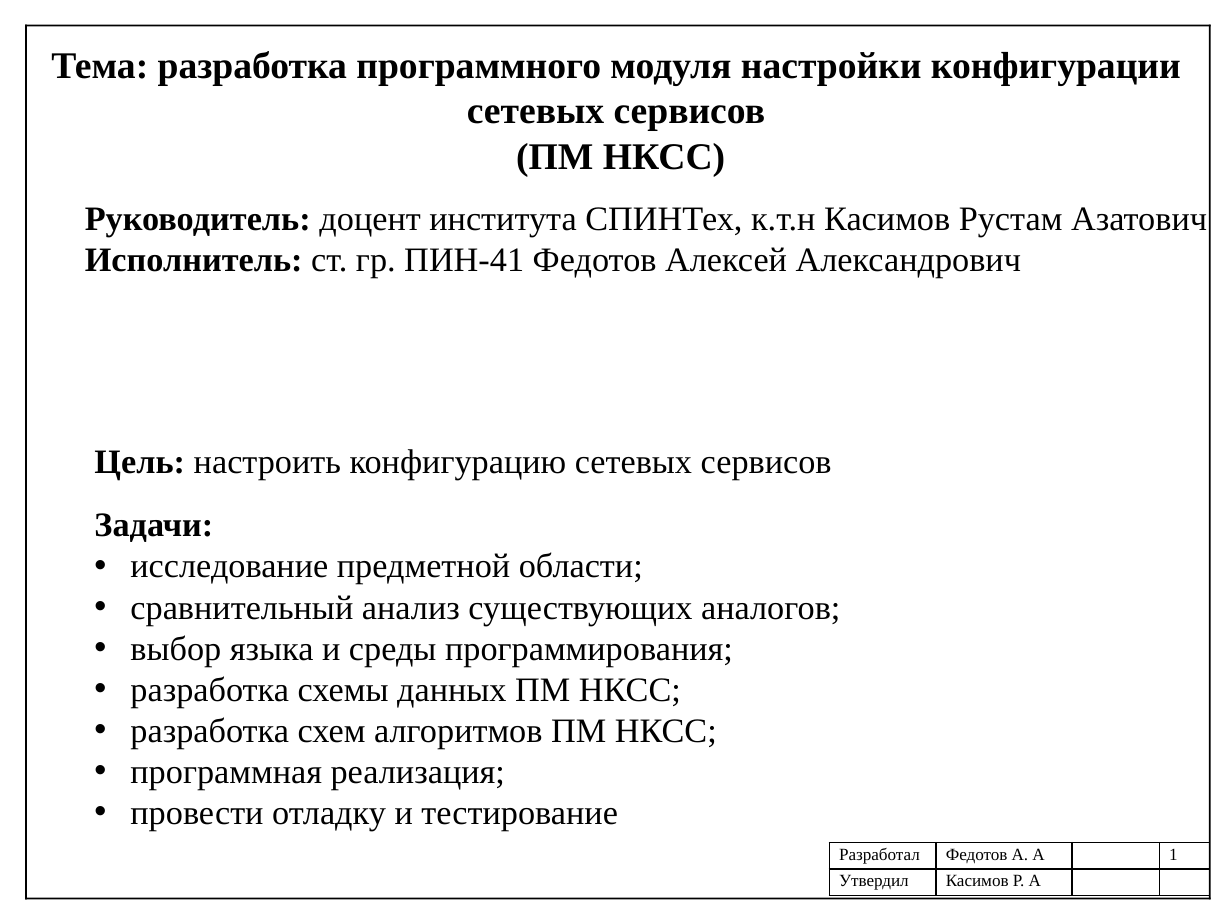
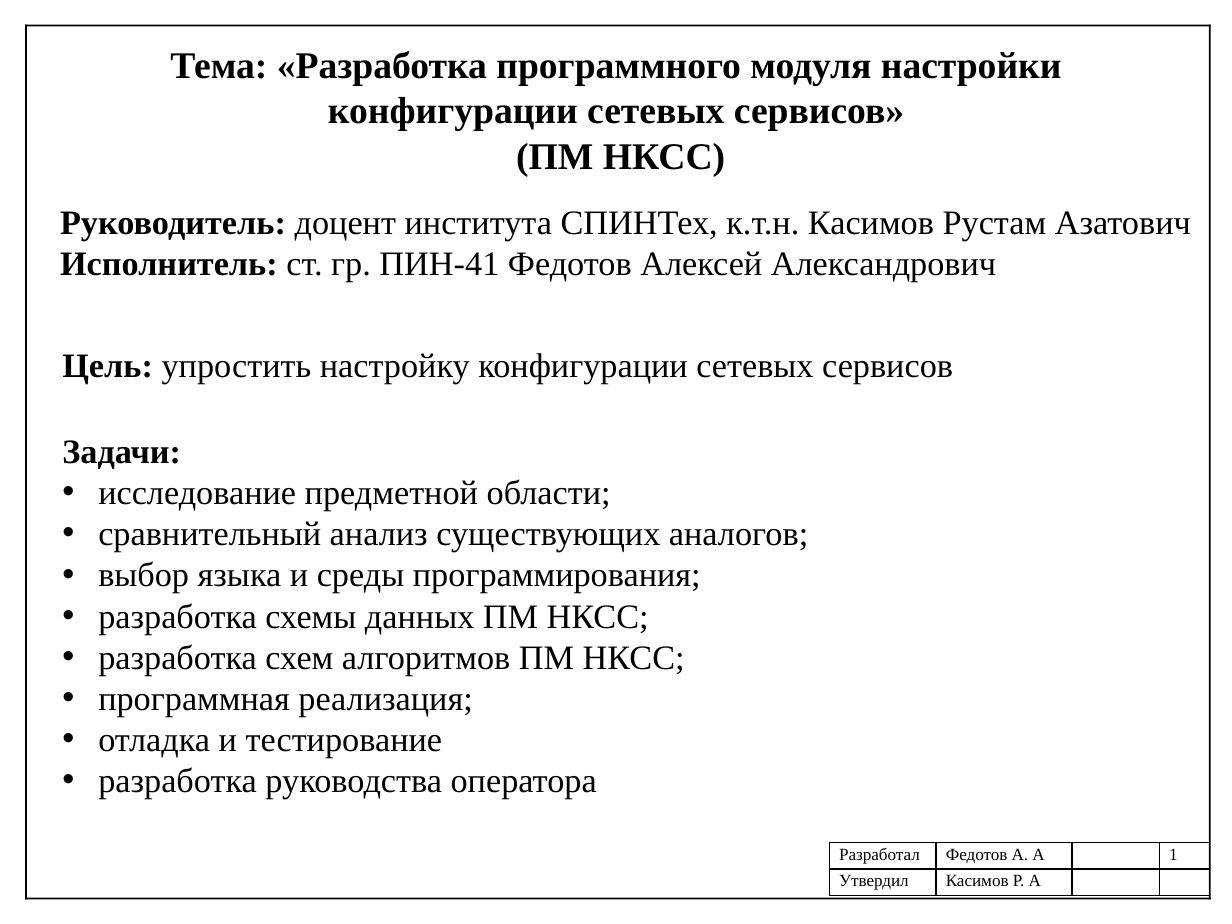
Before and after one commit to Shurpumpel/diplom, a slide deck: slide 1 of предзащита/Федотов_ПИН-41_Презентация.pptx. Drawn at 1232x924 pixels with LibreOffice and Linux fonts; fonts in the diff are those of the drawing. Boxes give left, top, right and bottom in pixels: in the first picture for what was removed or moved away, otherwise in the second. Text is boxed around its words. In the diff, an @@ line names an element or a change of style, - is before the commit and + after.

```diff
--- a/предзащита/Федотов_ПИН-41_Презентация.pptx
+++ b/предзащита/Федотов_ПИН-41_Презентация.pptx
@@ text at [170,51,1062,176]: text changed @@
-Тема: разработка программного модуля настройки конфигурации сетевых сервисов
-(ПМ НКСС)
+Тема: «Разработка программного модуля настройки конфигурации сетевых сервисов»
+(ПМ НКСС)
@@ text "Руководитель: доцент института СПИНТех, к.т.н. ...": place and size @@
-text "Руководитель: доцент института СПИНТех, к.т.н. ..." at [85,207,1207,278]
+text "Руководитель: доцент института СПИНТех, к.т.н. ..." at [60,211,1191,282]
@@ text at [60,211,1191,241]: text changed @@
-Руководитель: доцент института СПИНТех, к.т.н Касимов Рустам Азатович
+Руководитель: доцент института СПИНТех, к.т.н. Касимов Рустам Азатович
@@ text "Цель: упростить настройку конфигурации сетевых ...": place and size @@
-text "Цель: упростить настройку конфигурации сетевых ..." at [94,449,840,831]
+text "Цель: упростить настройку конфигурации сетевых ..." at [62,353,953,799]
@@ text at [62,353,953,384]: text changed @@
-Цель: настроить конфигурацию сетевых сервисов
+Цель: упростить настройку конфигурации сетевых сервисов
@@ text at [98,735,597,799]: text changed @@
-• провести отладку и тестирование
+• отладка и тестирование
+• разработка руководства оператора
```
Also in this commit, not shown: 7 other slides changed, 1 slide added, 5 other files.
